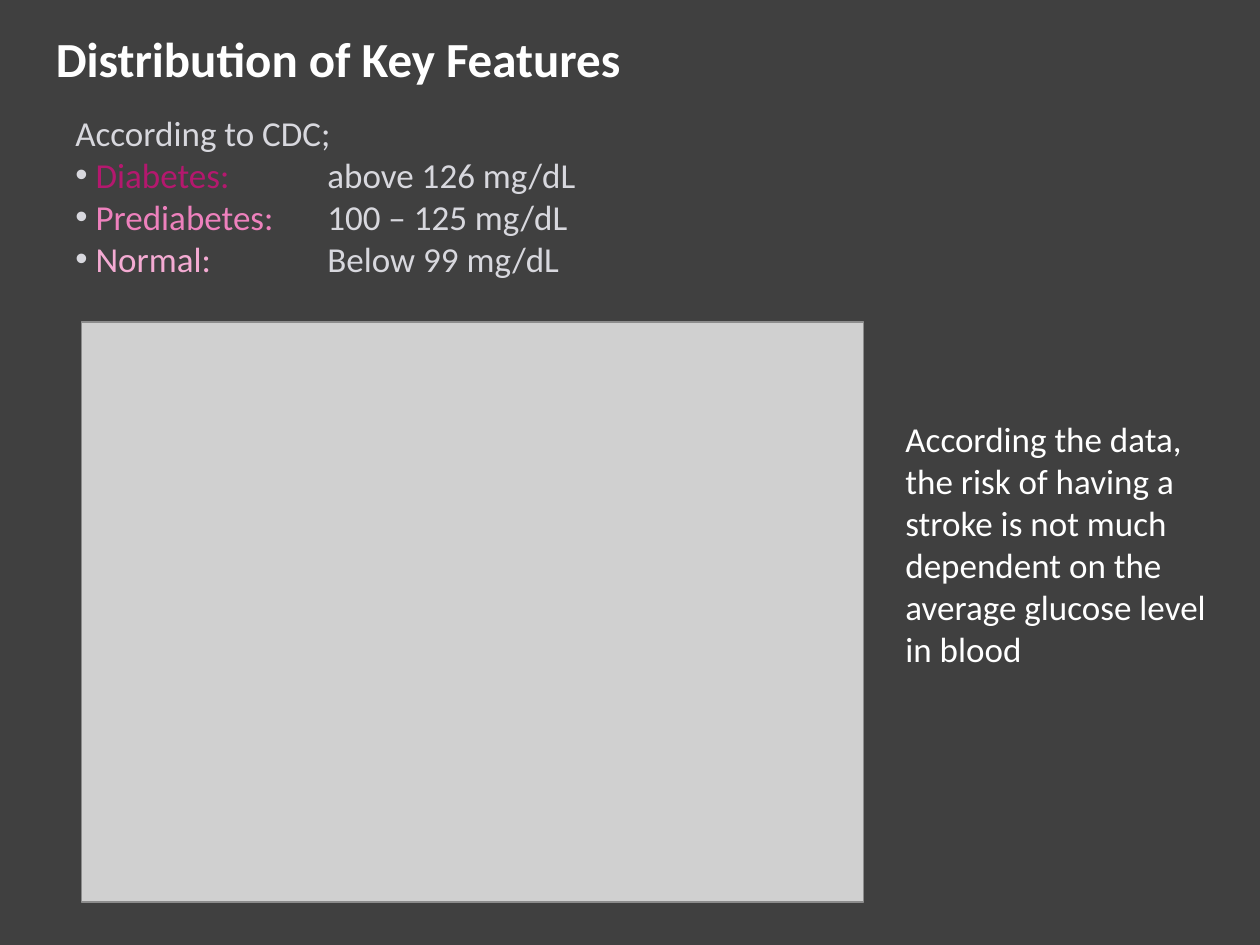
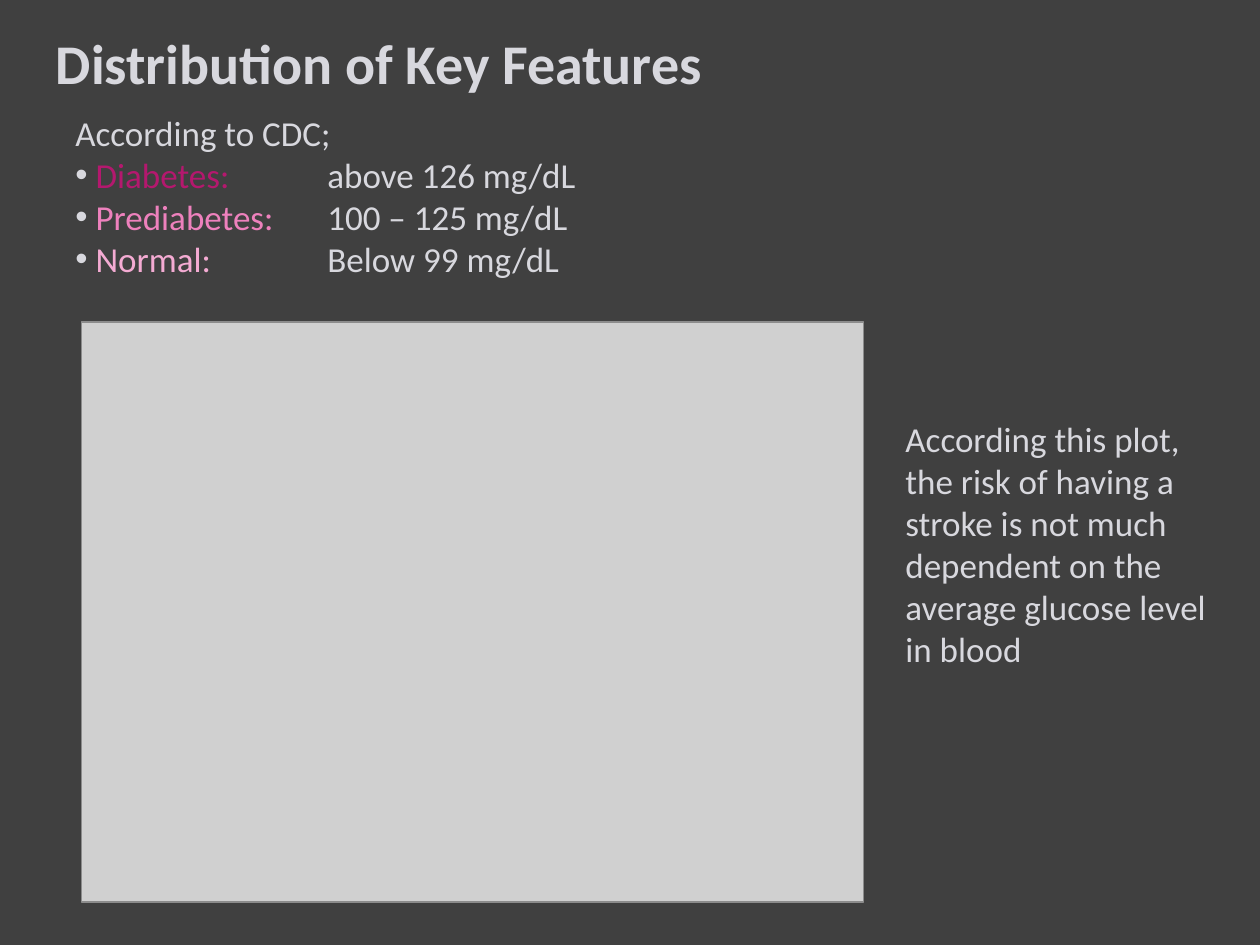
Before and after one commit to sheha919/Stroke_Prediction, a slide deck: slide 7 of stroke_pred_presentation.pptx. Drawn at 1260x945 pixels with LibreOffice and Linux fonts; fonts in the diff are those of the drawing; grey boxes stand for pictures. Boxes give left, top, right and bottom in pixels: in the first picture for what was removed or moved away, otherwise in the second. Text is boxed around its words. In the diff, an @@ line names an element or a change of style, - is before the commit and + after.

```diff
--- a/stroke_pred_presentation.pptx
+++ b/stroke_pred_presentation.pptx
@@ text "Distribution of Key Features" at (x1=56, y1=44, x2=701, y2=93): size 28 to 32 pt, text colour #FFFFFF to #D8D8DE @@
@@ text at (x1=905, y1=427, x2=1205, y2=662): text changed; text colour #FFFFFF to #D8D8DE @@
-According the data, the risk of having a stroke is not much dependent on the average glucose level in blood
+According this plot, the risk of having a stroke is not much dependent on the average glucose level in blood
```
Also in this commit, not shown: 10 other slides changed, 2 slides added, 1 slide removed.
